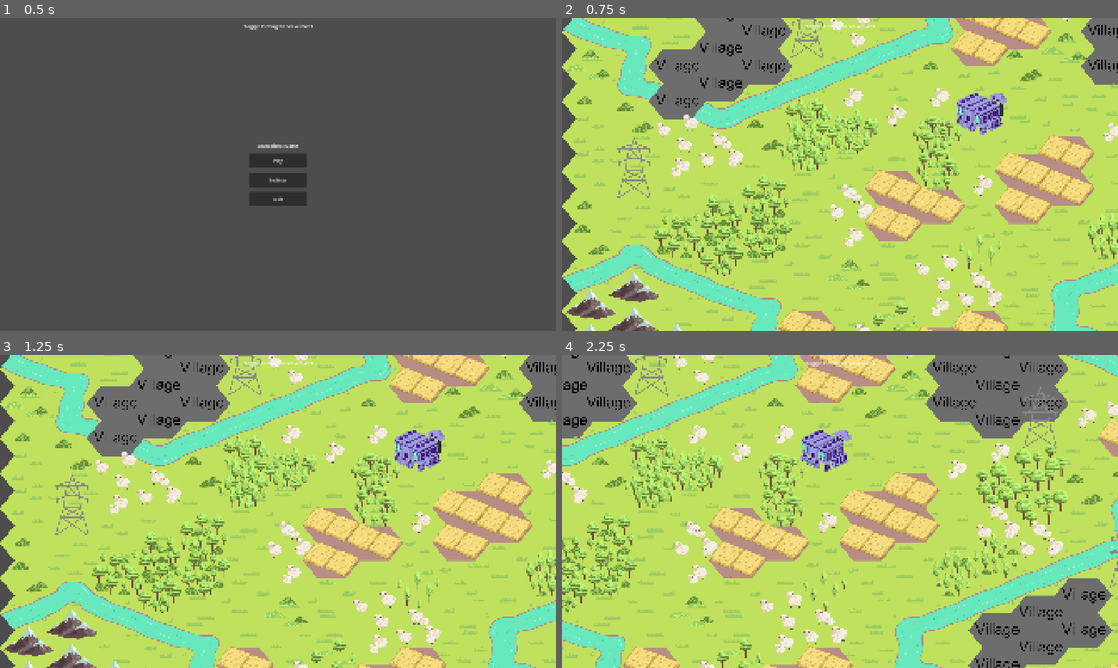
Above: before the commit, frames 1-4 (two rows, left to right).
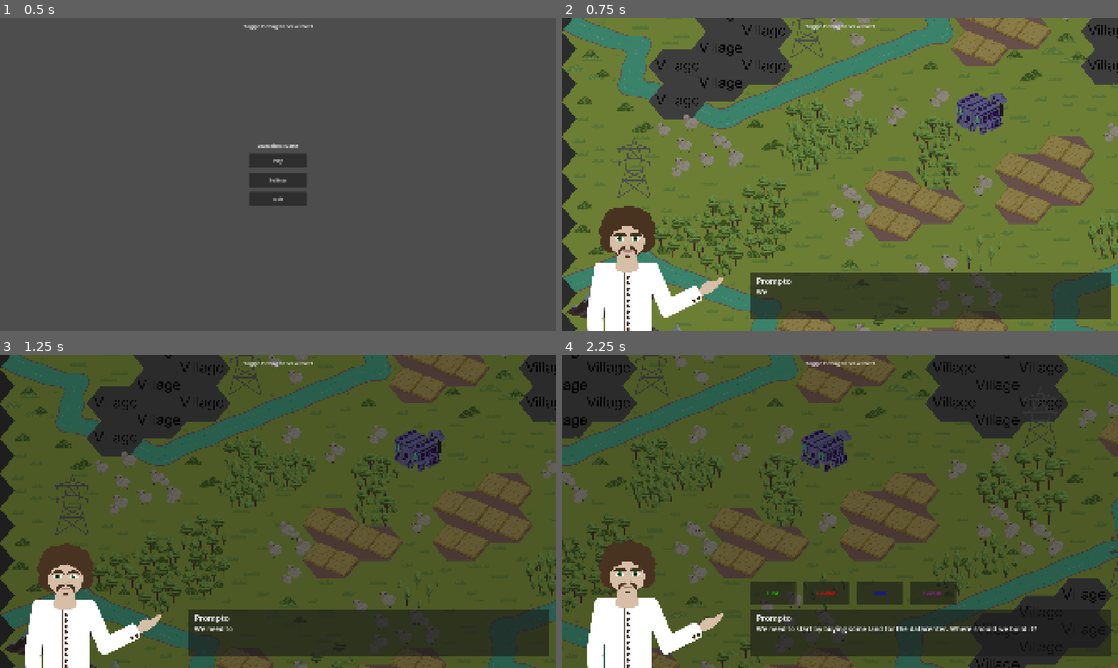
Above: after the commit, the same moments.

Repository: krishna3960/EducationTechnology
Game: Godot game, scene res://Scenes/menu.tscn
Two runs of this game, one before a commit and one after it. Both use one fixed random seed, a clock stepped at 60 frames per second and the inputs below. The engine's default icon, where the game draws it, is replaced by a stand-in: a white triangle on a blue panel in a dark square.
Inputs (mouse positions are in pixels of both pictures, inside the frame that each line leads up to):
- Up to frame 1 (0.5 s): no input
- Up to frame 2 (0.75 s): click "Play" at 0.5 s
- Up to frame 3 (1.25 s): no input
- Up to frame 4 (2.25 s): tap Enter (ui_accept) at 1.25, 1.52 s; move the mouse to (962, 495) at 1.27 s; hold D (move_right) 1.28-2 s; click (962, 495) at 1.42 s; drag from (728, 527) to (812, 574) at 2.02 s

Frame 1 is identical in both runs. In frame 2, 99% of the frame differs, in the area x 0-100%, y 0-100%; in frame 3, 100%; in frame 4, 99%.
Error before the commit: Parse Error: Annotation "@export" cannot be applied to a constant. (res://Scripts/stages/1_land_choice_stage.gd:4)

Commit message:
fix: no const in eported vars

Diff:
--- a/educational-game/Scripts/energyscene.gd
+++ b/educational-game/Scripts/energyscene.gd
@@ -1,7 +1,7 @@
 extends Stage
 
 @export var _PORTRAIT: Texture2D = preload("res://Assets/scene_png/assistant_v1.png")
-@export const _SPEAKER: String = "Prompto"
+@export var _SPEAKER: String = "Prompto"
 @export var _INTRO_TEXT: String = "Ah thats a shame about the news....but your new hardware looks so good! Now we just need to power them up with electrcity. Where do you want to get electricity from?"
 
 const _EXPANSION_TILE: String = "res://Assets/tiles/tiles_tree_grass_sheeps/tiles_grass_v6.png"
--- a/educational-game/Scripts/stages/1_land_choice_stage.gd
+++ b/educational-game/Scripts/stages/1_land_choice_stage.gd
@@ -1,7 +1,7 @@
 extends Stage
 
 @export var _PORTRAIT: Texture2D = preload("res://Assets/scene_png/assistant_v1.png")
-@export const _SPEAKER: String = "Prompto"
+@export var _SPEAKER: String = "Prompto"
 @export var _INTRO_TEXT: String = "We need to start by buying some land for the datacenter. Where should we build it?"
 
 const _CHOICES: Dictionary = {
